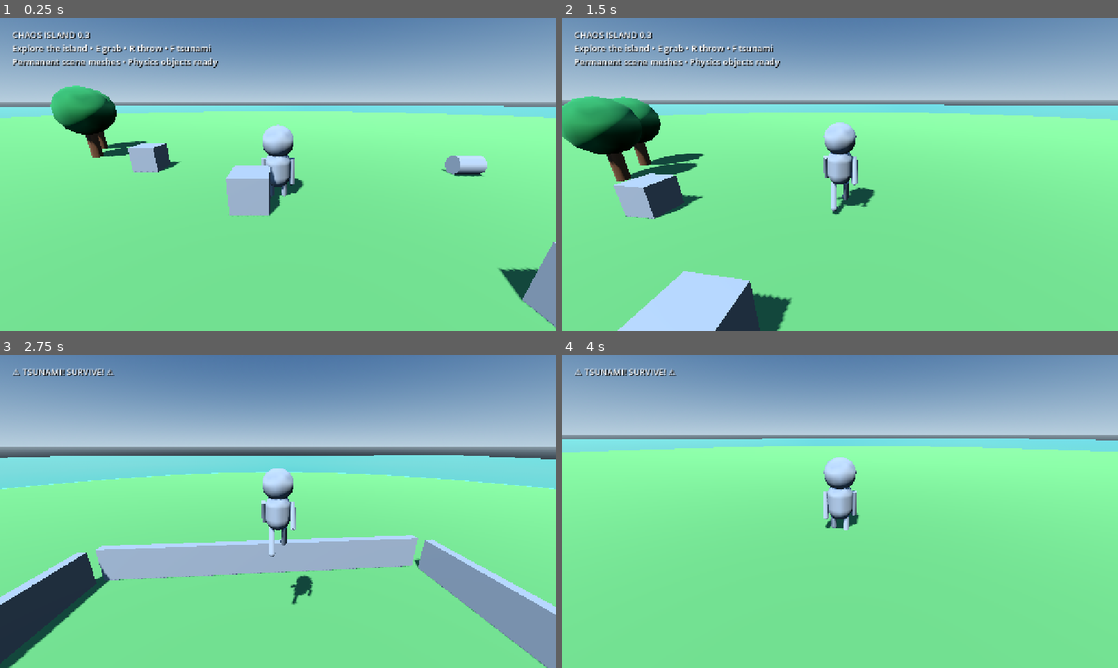
Above: before the commit, frames 1-4 (two rows, left to right).
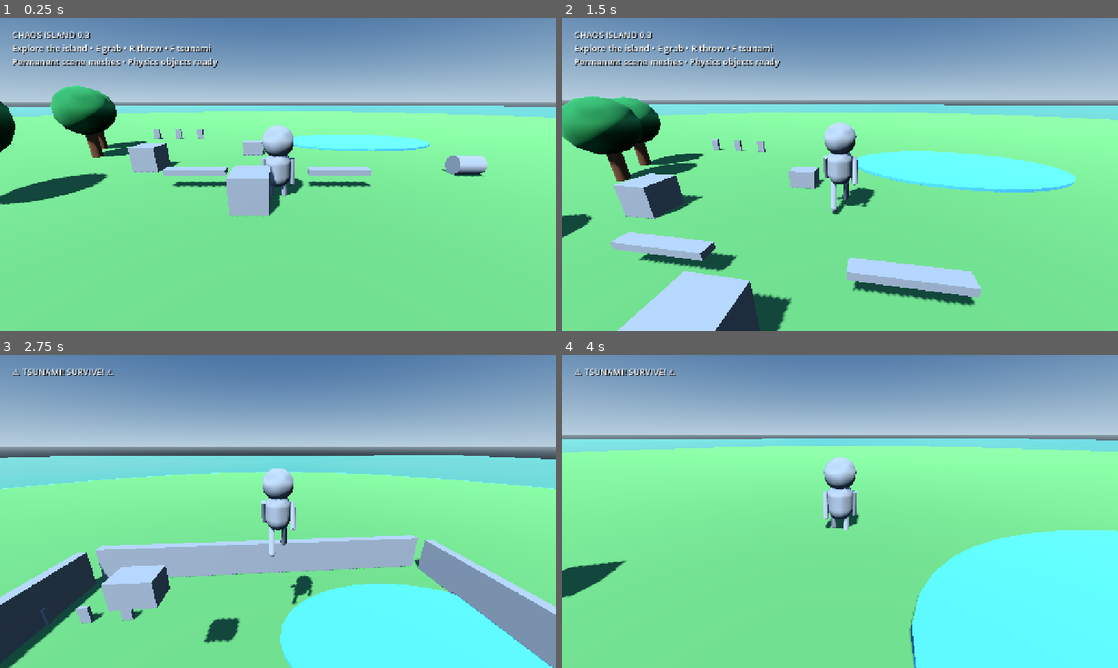
Above: after the commit, the same moments.

Repository: manojoffl-git/chaos-island-build
Game: Godot game, scene res://scenes/Main.tscn
Same seed, same stepped clock (60 frames per second), same inputs: the game is played once before the commit and once after it.
Inputs (mouse positions are in pixels of both pictures, inside the frame that each line leads up to):
- Up to frame 1 (0.25 s): no input
- Up to frame 2 (1.5 s): tap Enter at 0.5 s; move the mouse to (867, 174) at 0.52 s; hold W (move_forward) from 0.53 s (still down); tap E (grab) at 0.6 s; click (867, 174) at 0.67 s; tap Space (jump) at 0.77 s; move the mouse to (812, 174) at 1.27 s; tap R (throw) at 1.35 s
- Up to frame 3 (2.75 s): keep holding W (move_forward); tap Space (jump) at 1.52 s; move the mouse to (289, 505) at 2.02 s; tap F at 2.1 s
- Up to frame 4 (4 s): keep holding W (move_forward); move the mouse to (834, 517) at 2.77 s; tap E (grab) at 2.85 s; click (834, 517) at 2.92 s; tap Space (jump) at 3.02, 3.77 s; move the mouse to (878, 514) at 3.52 s; tap R (throw) at 3.6 s

The runs differ from the first frame. In frame 1, 4.9% of the frame differs, in the area x 0-100%, y 26-99%; in frame 2, 8.5%; in frame 3, 12%; in frame 4, 15%, in the area x 0-100%, y 56-100%.

Commit message:
Expand permanent world mesh set

Diff:
--- a/scenes/WorldObjects.tscn
+++ b/scenes/WorldObjects.tscn
@@ -24,11 +24,31 @@
 [sub_resource type="CapsuleShape3D" id="TreeCol"]
 radius=0.35
 height=3.2
+[sub_resource type="BoxMesh" id="Bench"]
+size=Vector3(3,0.25,0.5)
+[sub_resource type="CylinderMesh" id="Lake"]
+top_radius=5.5
+bottom_radius=5.5
+height=0.18
+radial_segments=32
+[sub_resource type="BoxMesh" id="Stone"]
+size=Vector3(0.65,1.1,0.22)
+[sub_resource type="BoxMesh" id="Build"]
+size=Vector3(1.5,1,1)
+[sub_resource type="BoxShape3D" id="BuildCol"]
+size=Vector3(1.5,1,1)
 [sub_resource type="StandardMaterial3D" id="Green"]
 albedo_color=Color(0.18,0.5,0.27,1)
 [sub_resource type="StandardMaterial3D" id="Brown"]
 albedo_color=Color(0.43,0.28,0.18,1)
+[sub_resource type="StandardMaterial3D" id="Water"]
+albedo_color=Color(0.3,0.66,0.84,1)
 [node name="WorldObjects" type="Node3D"]
+[node name="Lake" type="MeshInstance3D" parent="."]
+mesh=SubResource("Lake")
+material_override=SubResource("Water")
+position=Vector3(8,0.3,-7)
+scale=Vector3(1.35,1,0.8)
 [node name="Trees" type="Node3D" parent="."]
 [node name="Tree01" type="StaticBody3D" parent="Trees"]
 position=Vector3(-16,0.18,-4)
@@ -53,11 +73,8 @@
 mesh=SubResource("Leaves")
 material_override=SubResource("Green")
 position=Vector3(0,3.4,0)
-[node name="Collision" type="CollisionShape3D" parent="Trees/Tree02"]
-shape=SubResource("TreeCol")
-position=Vector3(0,1.6,0)
 [node name="Tree03" type="StaticBody3D" parent="Trees"]
-position=Vector3(18,0.18,12)
+position=Vector3(-12,0.18,7)
 [node name="Trunk" type="MeshInstance3D" parent="Trees/Tree03"]
 mesh=SubResource("Trunk")
 material_override=SubResource("Brown")
@@ -66,9 +83,42 @@
 mesh=SubResource("Leaves")
 material_override=SubResource("Green")
 position=Vector3(0,3.4,0)
-[node name="Collision" type="CollisionShape3D" parent="Trees/Tree03"]
-shape=SubResource("TreeCol")
+[node name="Tree04" type="StaticBody3D" parent="Trees"]
+position=Vector3(14,0.18,15)
+[node name="Trunk" type="MeshInstance3D" parent="Trees/Tree04"]
+mesh=SubResource("Trunk")
+material_override=SubResource("Brown")
 position=Vector3(0,1.6,0)
+[node name="Leaves" type="MeshInstance3D" parent="Trees/Tree04"]
+mesh=SubResource("Leaves")
+material_override=SubResource("Green")
+position=Vector3(0,3.4,0)
+[node name="Tree05" type="StaticBody3D" parent="Trees"]
+position=Vector3(18,0.18,12)
+[node name="Trunk" type="MeshInstance3D" parent="Trees/Tree05"]
+mesh=SubResource("Trunk")
+material_override=SubResource("Brown")
+position=Vector3(0,1.6,0)
+[node name="Leaves" type="MeshInstance3D" parent="Trees/Tree05"]
+mesh=SubResource("Leaves")
+material_override=SubResource("Green")
+position=Vector3(0,3.4,0)
+[node name="Cemetery" type="Node3D" parent="."]
+[node name="Grave01" type="MeshInstance3D" parent="Cemetery"]
+mesh=SubResource("Stone")
+position=Vector3(-14,0.73,-9.5)
+[node name="Grave02" type="MeshInstance3D" parent="Cemetery"]
+mesh=SubResource("Stone")
+position=Vector3(-11.5,0.73,-9.5)
+[node name="Grave03" type="MeshInstance3D" parent="Cemetery"]
+mesh=SubResource("Stone")
+position=Vector3(-9,0.73,-9.5)
+[node name="Bench01" type="MeshInstance3D" parent="."]
+mesh=SubResource("Bench")
+position=Vector3(3,1,5)
+[node name="Bench02" type="MeshInstance3D" parent="."]
+mesh=SubResource("Bench")
+position=Vector3(-4,1,5)
 [node name="Props" type="Node3D" parent="."]
 [node name="Crate01" type="RigidBody3D" parent="Props" groups=["blocks"]]
 position=Vector3(-8,0.99,2)
@@ -82,12 +132,6 @@
 mesh=SubResource("Crate")
 [node name="Collision" type="CollisionShape3D" parent="Props/Crate02"]
 shape=SubResource("CrateCol")
-[node name="Crate03" type="RigidBody3D" parent="Props" groups=["blocks"]]
-position=Vector3(6,0.99,12)
-[node name="Mesh" type="MeshInstance3D" parent="Props/Crate03"]
-mesh=SubResource("Crate")
-[node name="Collision" type="CollisionShape3D" parent="Props/Crate03"]
-shape=SubResource("CrateCol")
 [node name="Barrel01" type="RigidBody3D" parent="Props" groups=["blocks"]]
 position=Vector3(11,0.99,3)
 rotation_degrees=Vector3(0,0,90)
@@ -95,3 +139,10 @@
 mesh=SubResource("Barrel")
 [node name="Collision" type="CollisionShape3D" parent="Props/Barrel01"]
 shape=SubResource("BarrelCol")
+[node name="BuildZone" type="Node3D" parent="."]
+[node name="Build01" type="RigidBody3D" parent="BuildZone" groups=["blocks"]]
+position=Vector3(-2,0.68,-2)
+[node name="Mesh" type="MeshInstance3D" parent="BuildZone/Build01"]
+mesh=SubResource("Build")
+[node name="Collision" type="CollisionShape3D" parent="BuildZone/Build01"]
+shape=SubResource("BuildCol")
Not shown: 1 places in scenes/WorldObjects.tscn that only renumber resources
